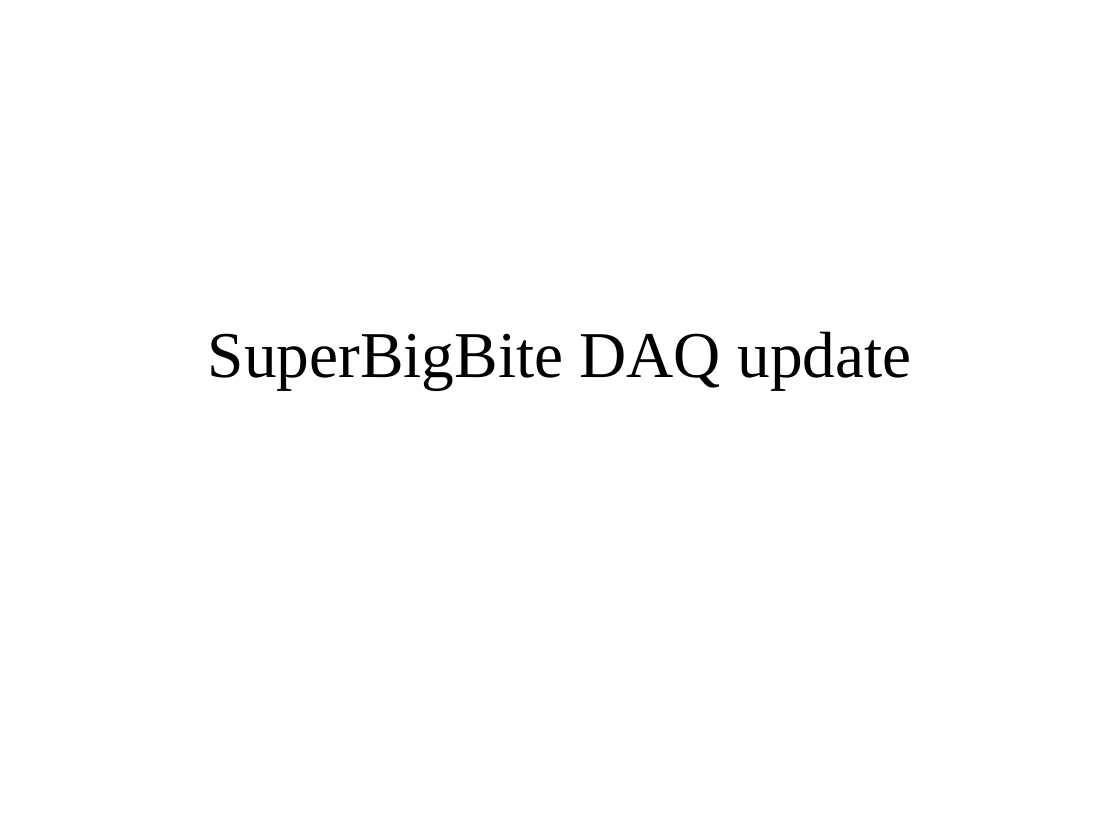
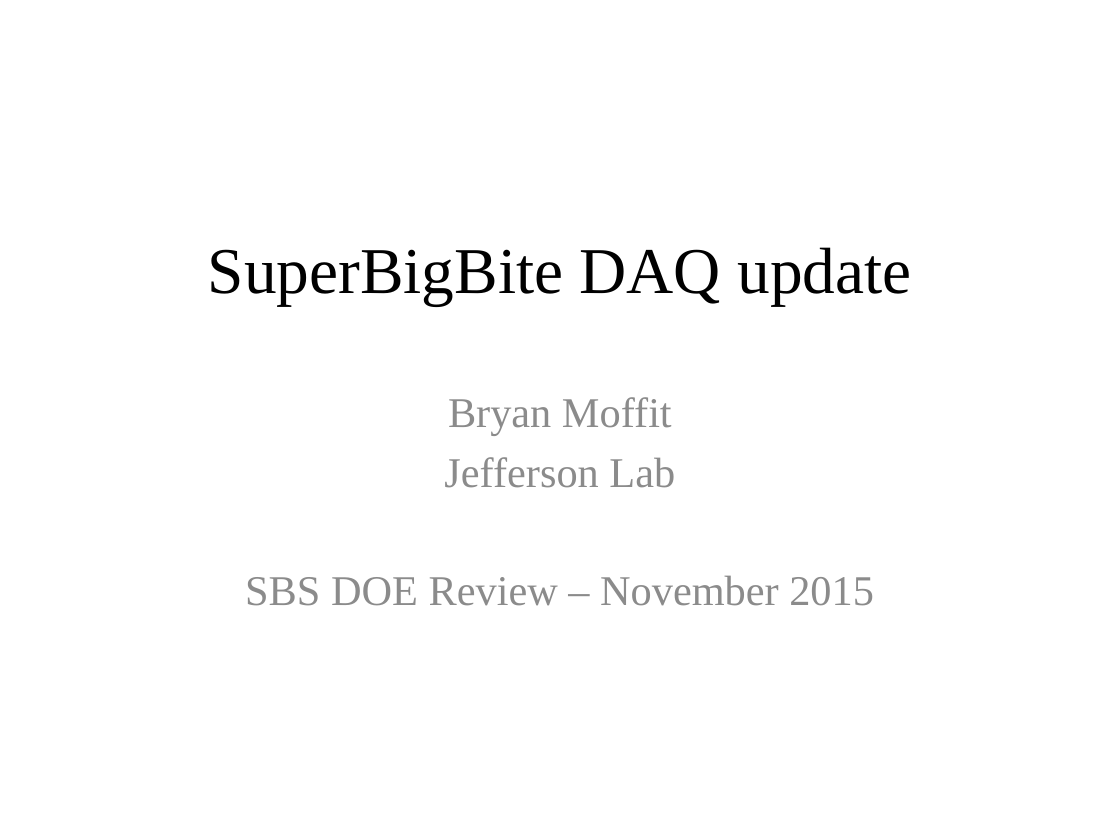
Before and after one commit to bmoffit/sbsdaq, a slide deck: slide 1 of 2015_DOE_Review/SuperBigBite DAQ update-Oct-20-2015.pptx. Drawn at 1120x840 pixels with LibreOffice and Linux fonts; fonts in the diff are those of the drawing; background and template pictures are left out. Boxes give left, top, right and bottom in pixels: in the first picture for what was removed or moved away, otherwise in the second. Text is boxed around its words. In the diff, an @@ line names an element or a change of style, - is before the commit and + after.

```diff
--- a/2015_DOE_Review/SuperBigBite DAQ update-Oct-20-2015.pptx
+++ b/2015_DOE_Review/SuperBigBite DAQ update-Oct-20-2015.pptx
@@ title "SuperBigBite DAQ update": place and size @@
-title "SuperBigBite DAQ update" at (208, 331, 911, 389)
+title "SuperBigBite DAQ update" at (208, 247, 911, 305)
@@ subtitle added at (245, 397, 874, 606), 27.2 pt, text #8C8C8C @@
+Bryan Moffit
+Jefferson Lab
+SBS DOE Review – November 2015
```
Also in this commit, not shown: 18 other slides changed, 1 slide added, 1 slide removed, 1 other file.
